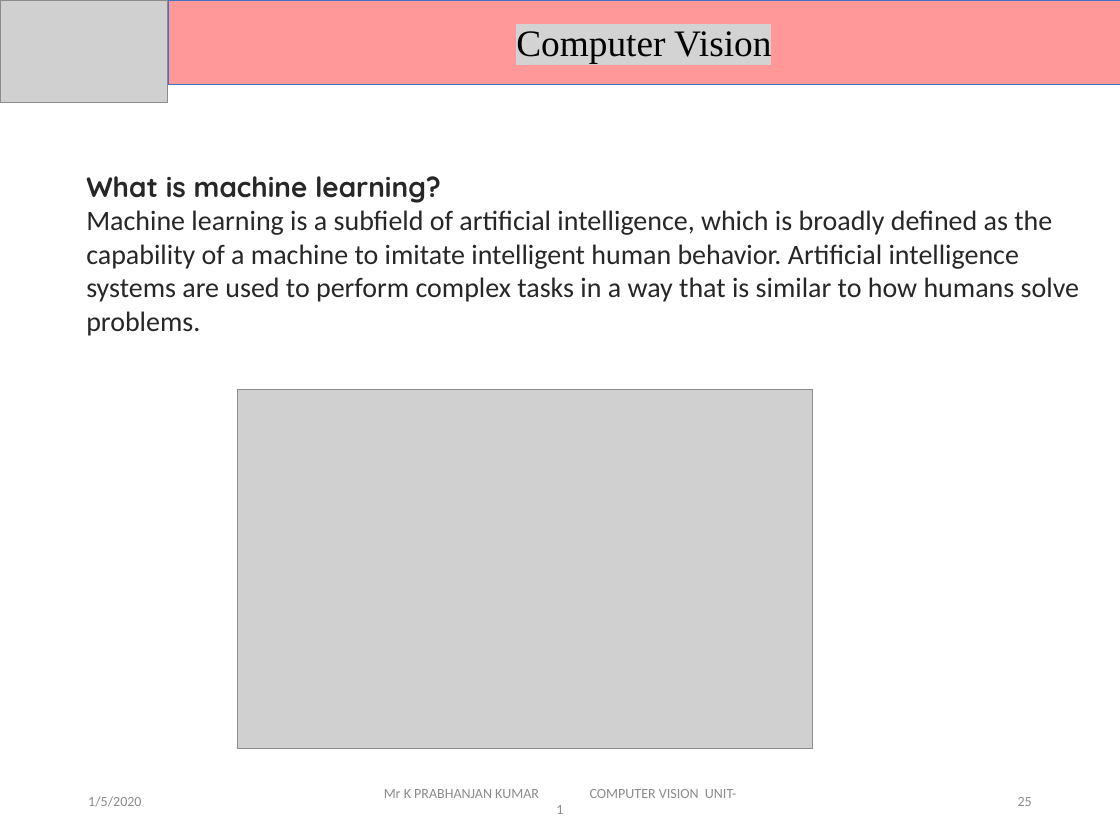
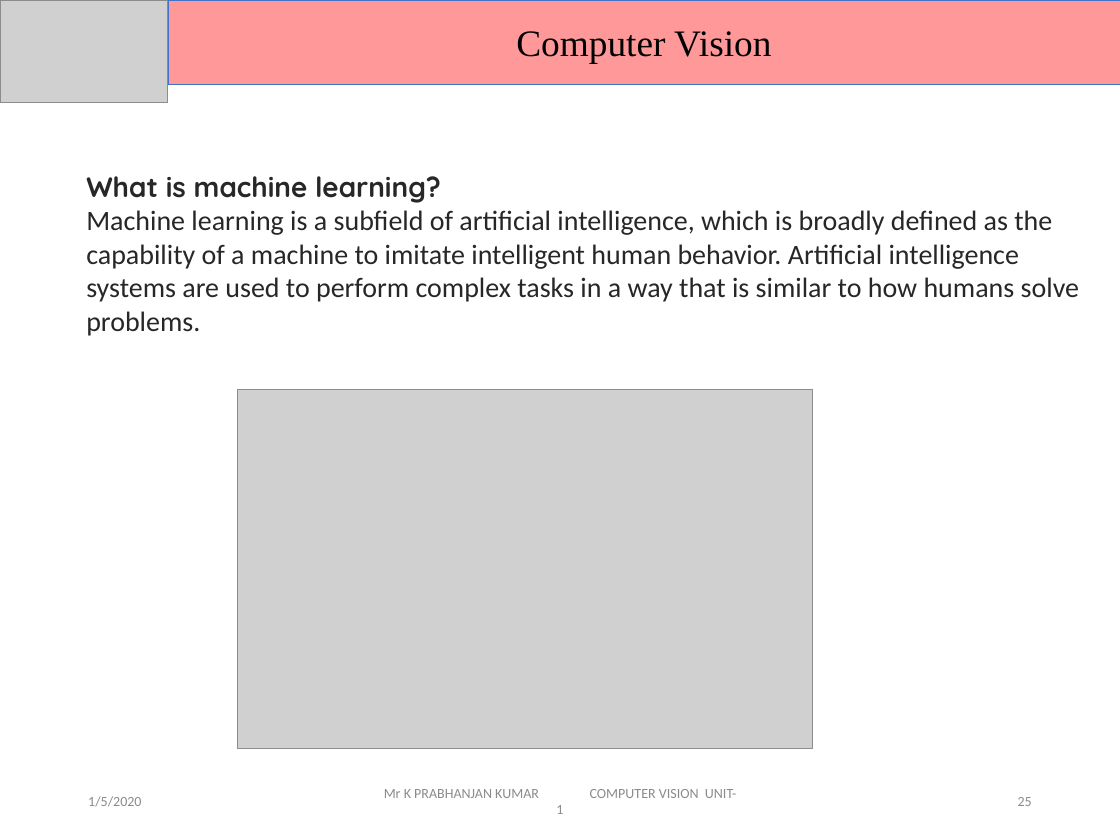
Before and after one commit to DevGoyalG/NIET-Study-Material, a slide deck: slide 25 of CSE (Artificial Intelligence and Machine Learning)/Fourth Year/Seventh Semester/PPTs/Computer Vision/CV - Unit 1.pptx. Drawn at 1120x840 pixels with LibreOffice and Linux fonts; fonts in the diff are those of the drawing; grey boxes stand for pictures. Boxes give left, top, right and bottom in pixels: in the first picture for what was removed or moved away, otherwise in the second. Text is boxed around its words. In the diff, an @@ line names an element or a change of style, - is before the commit and + after.

```diff
--- a/CSE (Artificial Intelligence and Machine Learning)/Fourth Year/Seventh Semester/PPTs/Computer Vision/CV - Unit 1.pptx
+++ b/CSE (Artificial Intelligence and Machine Learning)/Fourth Year/Seventh Semester/PPTs/Computer Vision/CV - Unit 1.pptx
@@ rectangle "Computer Vision" at [168,0,1120,84]: highlight #D3D3D3 to none @@
```
Also in this commit, not shown: 9 other slides changed, 12 other files.
